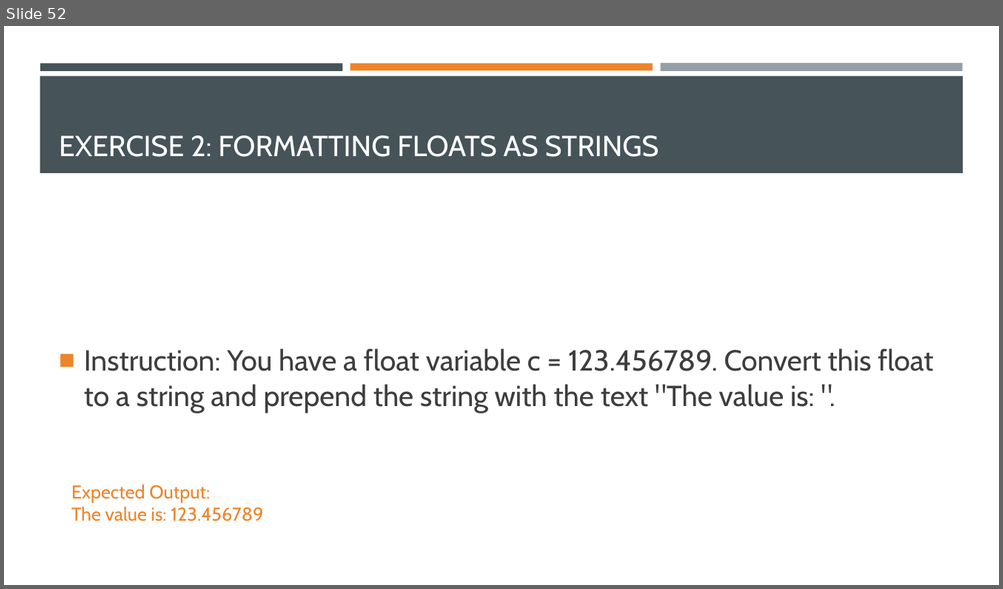
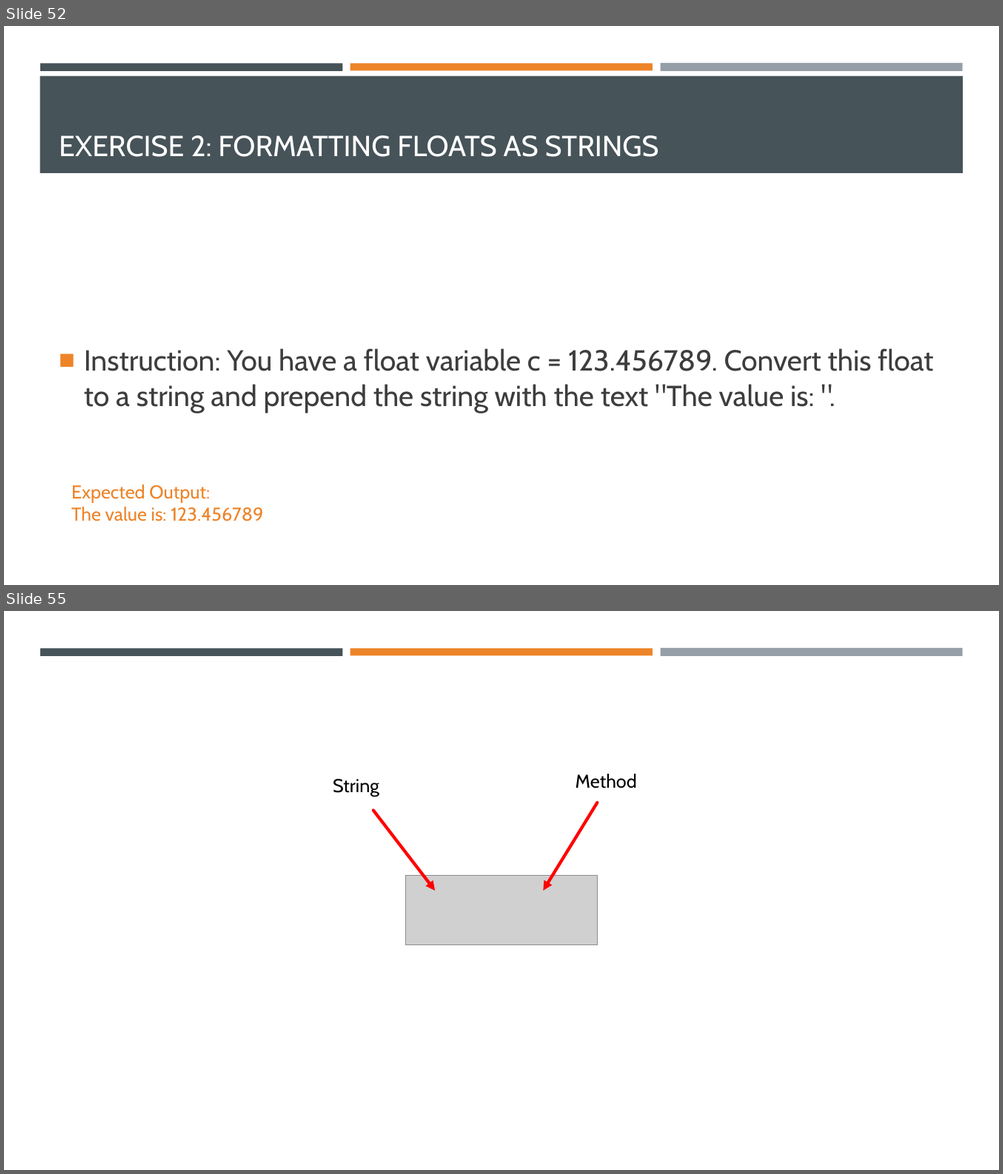
Before and after one commit to Ghost0396/iot, a slide deck: python/Python 3.pptx. Shown one above the other, each under a label of ours: slide 52 before the commit, slides 52 and 55 after it; the slides between them are not shown. The pictures are 1003x589 and 1003x1174 pixels, drawn with LibreOffice and Linux fonts; fonts in the diff are those of the drawing; grey boxes stand for pictures. Boxes give left, top, right and bottom in pixels: in the first picture for what was removed or moved away, otherwise in the second. Text is boxed around its words. In the diff, an @@ line names an element or a change of style, - is before the commit and + after.

```diff
--- a/python/Python 3.pptx
+++ b/python/Python 3.pptx
@@ slide 55 added at box(4, 611, 999, 1170), background #FFFFFF; not listed: 3 template elements that a slide beside it also shows @@
@@ text added at box(333, 779, 379, 797), 18 pt, text #000000 @@
+String
@@ text added at box(575, 774, 637, 789), 18 pt, text #000000 @@
+Method
@@ arrow added from (373, 810) to (435, 891), #FF0000 3 pt @@
@@ arrow added from (597, 803) to (543, 891), #FF0000 3 pt @@
@@ picture added at box(405, 875, 597, 945) @@
```
Also in this commit, not shown: 16 other slides added, 1 slide removed, 5 other files.
